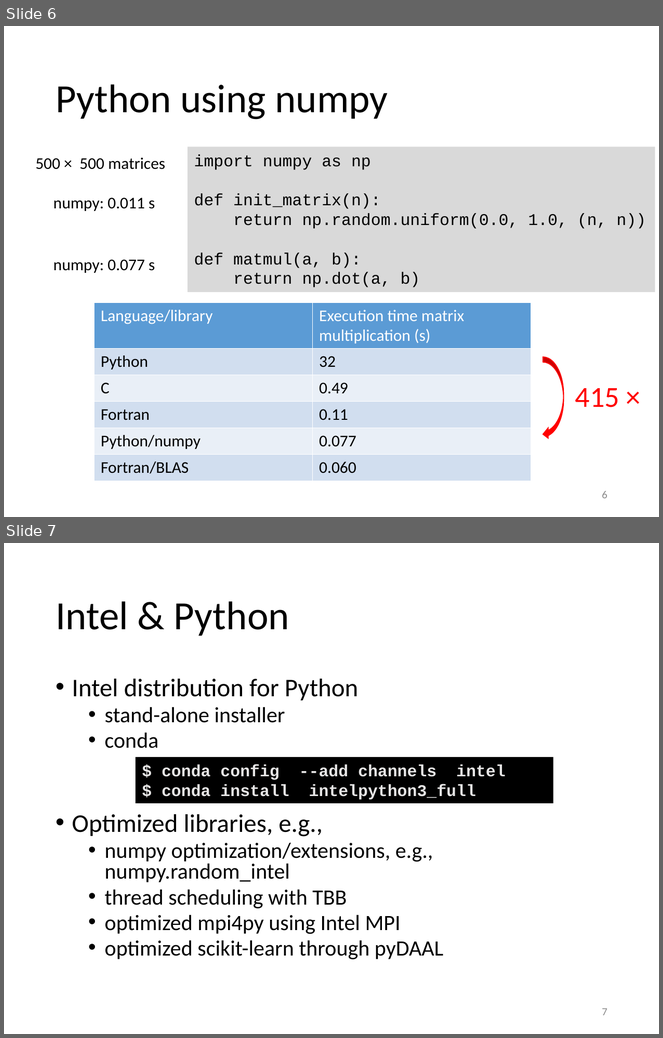
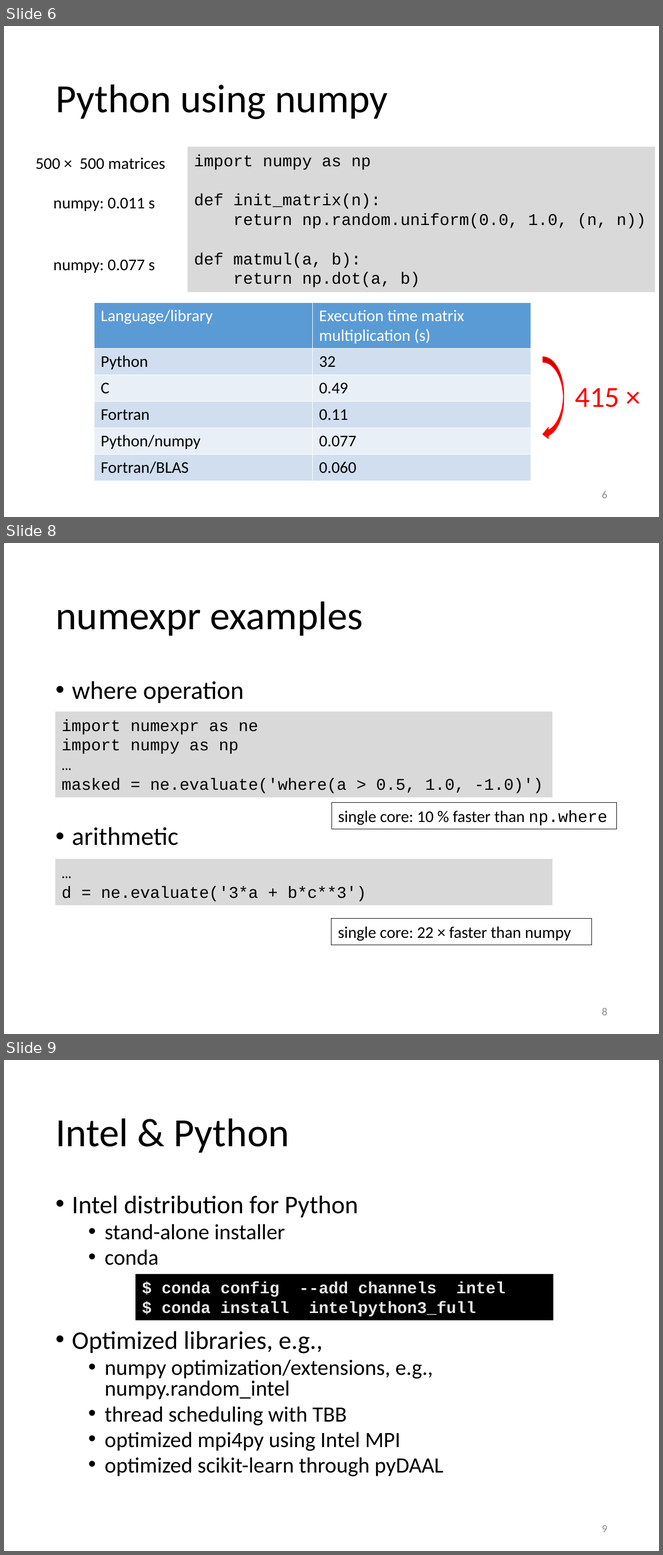
Before and after one commit to gjbex/training-material, a slide deck: Python/python_hpc.pptx. Shown one above the other, each under a label of ours: slides 6 and 7 before the commit, slides 6, 8 and 9 after it; the slides between them are not shown. The pictures are 663x1038 and 663x1555 pixels, drawn with LibreOffice and Linux fonts; fonts in the diff are those of the drawing. Boxes give left, top, right and bottom in pixels: in the first picture for what was removed or moved away, otherwise in the second. Text is boxed around its words. In the diff, an @@ line names an element or a change of style, - is before the commit and + after.

Commit message:
Add slides on numexpr

```diff
--- a/Python/python_hpc.pptx
+++ b/Python/python_hpc.pptx
@@ slide 8 added at (x1=4, y1=543, x2=659, y2=1034), background #FFFFFF @@
@@ title added at (x1=55, y1=601, x2=363, y2=636), 44 pt, text #000000 @@
+numexpr examples
@@ text added at (x1=72, y1=681, x2=244, y2=846), 28 pt, text #000000 @@
+• where operation
+• arithmetic
@@ rectangle added at (x1=55, y1=711, x2=553, y2=797), fill #D9D9D9, 18 pt, text #000000 @@
+import numexpr as ne
+import numpy as np
+…
+masked = ne.evaluate('where(a > 0.5, 1.0, -1.0)')
@@ rectangle added at (x1=332, y1=803, x2=617, y2=830), outline #000000 0.75 pt, 18 pt, text #000000 @@
+single core: 10 % faster than np.where
@@ rectangle added at (x1=55, y1=860, x2=553, y2=906), fill #D9D9D9, 18 pt, text #000000 @@
+…
+d = ne.evaluate('3*a + b*c**3')
@@ rectangle added at (x1=332, y1=919, x2=592, y2=945), outline #000000 0.75 pt, 18 pt, text #000000 @@
+single core: 22 × faster than numpy
@@ page number added at (x1=602, y1=1008, x2=608, y2=1016), 12 pt, text #8C8C8C @@
+8
@@ what was slide 7 is now slide 9 @@
@@ page number at (x1=602, y1=1525, x2=608, y2=1533): text changed @@
-7
+9
```
Also in this commit, not shown: 1 slide changed, 1 other slide added.
